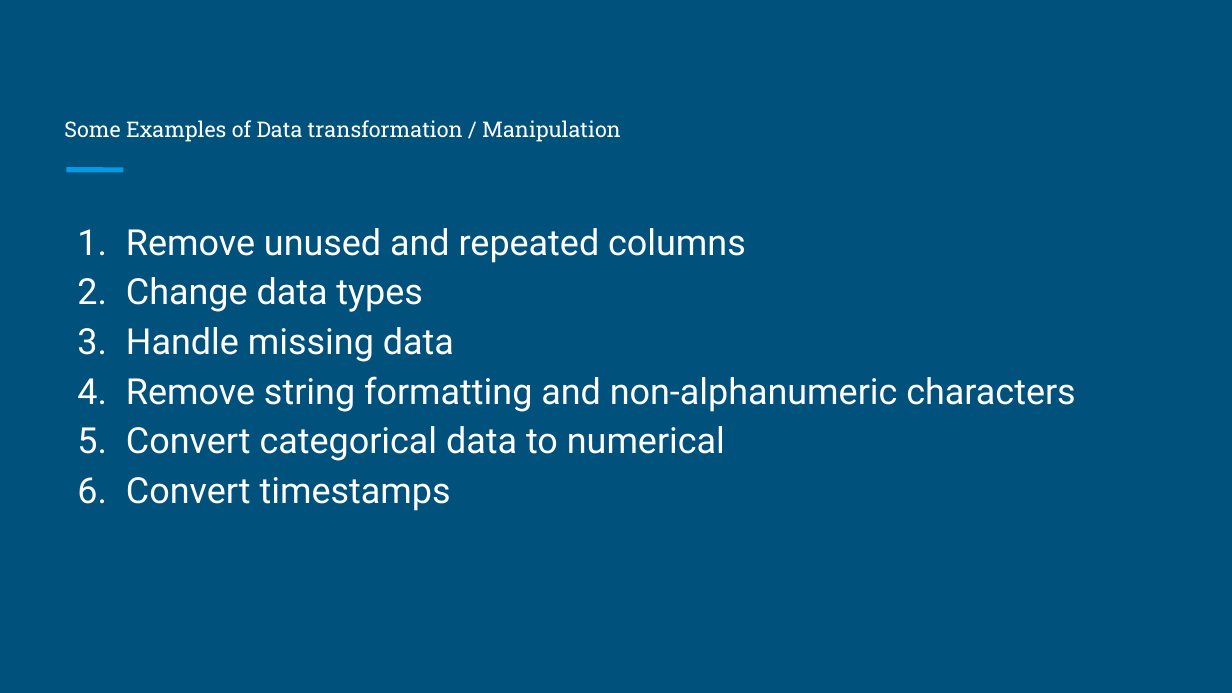
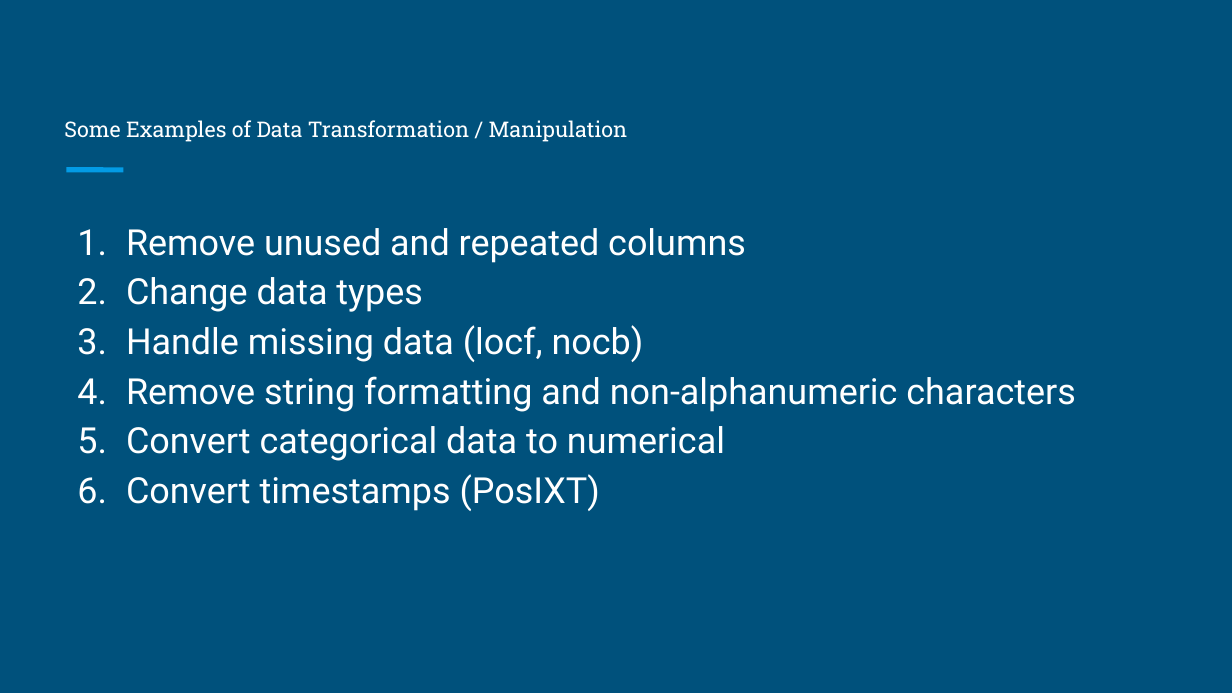
Before and after one commit to brandonyph/APB-Workshop-DataAnalyticsEssentials, a slide deck: slide 3 of Week4-Data-Import-and-Transformation/Week 4-Data Transformation.pptx. Drawn at 1232x693 pixels with LibreOffice and Linux fonts; fonts in the diff are those of the drawing. Boxes give left, top, right and bottom in pixels: in the first picture for what was removed or moved away, otherwise in the second. Text is boxed around its words. In the diff, an @@ line names an element or a change of style, - is before the commit and + after.

```diff
--- a/Week4-Data-Import-and-Transformation/Week 4-Data Transformation.pptx
+++ b/Week4-Data-Import-and-Transformation/Week 4-Data Transformation.pptx
@@ text at (64,120,628,142): text changed @@
-Some Examples of Data transformation / Manipulation
+Some Examples of Data Transformation / Manipulation
@@ text at (126,325,644,362): text changed @@
-3. Handle missing data
+3. Handle missing data (locf, nocb)
@@ text at (126,474,600,511): text changed @@
-6. Convert timestamps
+6. Convert timestamps (PosIXT)
```
Also in this commit, not shown: 2 other slides changed, 7 other files.
